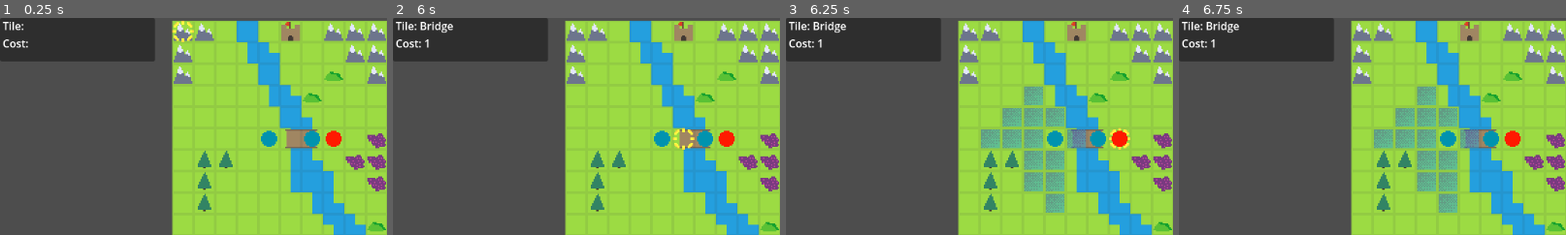
Above: before the commit, frames 1-4 (left to right).
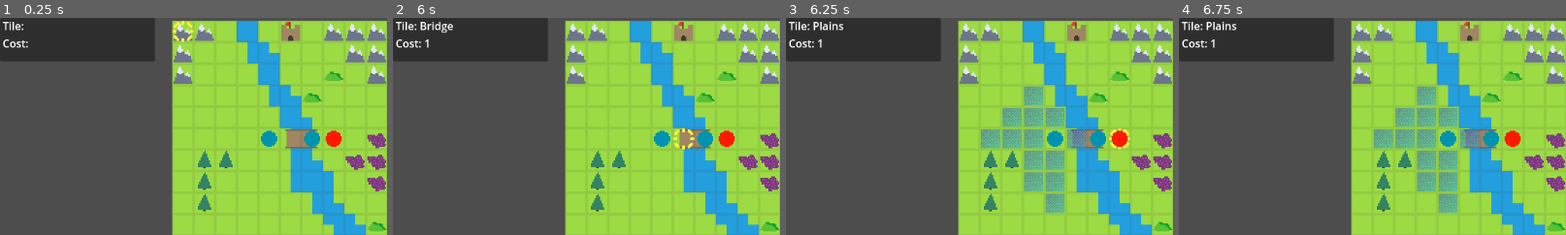
Above: after the commit, the same moments.

Repository: Kibibibit/chickenwarrior
Game: Godot game, scene res://src/scenes/main/main.tscn
Two runs of this game, one before a commit and one after it. Both use one fixed random seed, a clock stepped at 60 frames per second and the inputs below.
Inputs (mouse positions are % of the whole screen's width and height, from its top left):
- Up to frame 1 (0.25 s): no input
- Up to frame 2 (6 s): tap Enter (ui_accept) at 0.5, 0.77, 1.25, 1.52, 2, 2.75, 3.02, 3.5, 3.77, 4.25, 4.52 s; move the mouse to (72, 45) at 0.52 s; hold Right (ui_right) 0.53-1.28 s; click (72, 45) at 0.67 s; move the mouse to (30, 55) at 1.27 s; hold Down (ui_down) 1.28-2.03 s; move the mouse to (60, 28) at 2.02 s; hold Right (ui_right) 2.03-2.78 s; move the mouse to (45, 70) at 2.77 s; hold Up (ui_up) 2.78-3.53 s; click (45, 70) at 2.92 s; move the mouse to (80, 65) at 3.52 s; hold Left (ui_left) 3.53-5.03 s; move the mouse to (20, 35) at 4.27 s; move the mouse to (55, 50) at 5.02 s; hold Down (ui_down) 5.03-5.78 s; click (55, 50) at 5.17 s; move the mouse to (35, 25) at 5.77 s; hold Right (ui_right) from 5.78 s (still down)
- Up to frame 3 (6.25 s): keep holding Right (ui_right); tap Enter (ui_accept) at 6.02 s
- Up to frame 4 (6.75 s): move the mouse to (72, 45) at 6.52 s; release Right (ui_right) at 6.53 s; hold Up (ui_up) from 6.53 s (still down)
The pictures show only the part of the screen within x 0-50%, y 0-50%; the shares and areas given below are measured in that part.

Frames 1-2 are identical in both runs. In frame 3, 0.2% of the frame differs, in the area x 7-16%, y 1-8%; in frame 4, 0.2%.

Commit message:
Set up unit pathing and made some helper functions in battle scene

Diff:
--- a/src/prefabs/battle_prefabs/unit/unit.gd
+++ b/src/prefabs/battle_prefabs/unit/unit.gd
@@ -7,11 +7,15 @@
 const TEAM_ENEMY: int = 1
 const TEAM_ALLY: int = 2
 
+const UNIT_MOVE_SPEED: int = 500
+
 @export var character: Character: set = _set_character
 @export_enum("Player", "Enemy", "Ally") var team: int: set = _set_team
 @export var tile: Vector2i: set = _set_tile
 @export var inventory: Array[Item]
 @export var hp: int = 0
+
+var _path: Array[Vector2i] = []
 
 func _set_character(p_character: Character) -> void:
 	character = p_character
@@ -36,3 +40,15 @@
 
 func can_use(_item: Item) -> bool:
 	return true
+
+func path_to(path: Array[Vector2i]) -> void:
+	_path = path
+
+func _process(delta) -> void:
+	if (not _path.is_empty()):
+		if position == Vector2(_path[0]*Map.TILE_SIZE):
+			_path.remove_at(0)
+		if (not _path.is_empty()):
+			var next_pos = _path[0]*Map.TILE_SIZE
+			position.x = move_toward(position.x, next_pos.x, delta*UNIT_MOVE_SPEED)
+			position.y = move_toward(position.y, next_pos.y, delta*UNIT_MOVE_SPEED)
--- a/src/scenes/battle_scene/battle_scene.gd
+++ b/src/scenes/battle_scene/battle_scene.gd
@@ -18,6 +18,7 @@
 var unit_start_pos: Vector2i
 
 var move_tiles: Array[Vector2i]
+var attack_tiles: Array[Vector2i]
 
 @onready
 var camera: Camera2D = $Camera2D
@@ -70,6 +71,7 @@
 			return
 
 func _cursor_moved(tile: Vector2i) -> void:
+	ui.set_tile_type(map.get_tile_type(tile))
 	match battle_state:
 		STATE_PLAYER_TURN:
 			_cursor_moved_player_turn_state(tile)
@@ -78,14 +80,25 @@
 		_:
 			return
 
+func _select_unit(unit: Unit) -> void:
+	tile_highlight.clear_highlight()
+	move_tiles = tile_highlight.get_move_tiles(unit, unit_positions)
+	attack_tiles = tile_highlight.get_attack_tiles(unit, move_tiles)
+	tile_highlight.highlight_tiles(move_tiles, attack_tiles)
+	selected_unit_id = unit.get_instance_id()
+
+func _deselect_unit() -> void:
+	selected_unit_id = Constants.NULL_ID
+	tile_highlight.clear_highlight()
+	battle_state = STATE_PLAYER_TURN
+	arrows.clear_arrows()
+	move_tiles = []
+	attack_tiles = []
+
 func _cursor_action_player_turn_state(action: int) -> void:
 	var unit: Unit = _unit_at(cursor.tile)
 	if unit != null and action == Cursor.SELECT:
-		tile_highlight.clear_highlight()
-		move_tiles = tile_highlight.get_move_tiles(unit, unit_positions)
-		var attack_tiles = tile_highlight.get_attack_tiles(unit, move_tiles)
-		tile_highlight.highlight_tiles(move_tiles, attack_tiles)
-		selected_unit_id = unit.get_instance_id()
+		_select_unit(unit)
 		if (unit.team == Teams.PLAYER):
 			unit_start_pos = unit.tile
 			battle_state = STATE_PLAYER_UNIT_SELECTED
@@ -97,24 +110,27 @@
 func _cursor_action_player_unit_selected_state(action: int) -> void:
 	var unit: Unit = instance_from_id(selected_unit_id)
 	if action == Cursor.DESELECT:
-		unit.tile = unit_start_pos
-		selected_unit_id = Constants.NULL_ID
-		tile_highlight.clear_highlight()
-		battle_state = STATE_PLAYER_TURN
-		arrows.clear_arrows()
-		move_tiles = []
+		unit.position = unit_start_pos*Map.TILE_SIZE
+		_deselect_unit()
 		return
+	elif action == Cursor.SELECT:
+		unit.position = unit_start_pos*Map.TILE_SIZE
+		unit.path_to(arrows.path)
 
 func _cursor_action_enemy_unit_selected_state(action: int) -> void:
 	if (action == Cursor.DESELECT):
-		selected_unit_id = Constants.NULL_ID
-		tile_highlight.clear_highlight()
-		battle_state = STATE_PLAYER_TURN
-		move_tiles = []
-		return
+		_deselect_unit()
+	elif (action == Cursor.SELECT):
+		var new_unit: Unit = _unit_at(cursor.tile)
+		if (new_unit != null):
+			_select_unit(new_unit)
+			if (new_unit.team == Teams.PLAYER):
+				battle_state = STATE_PLAYER_UNIT_SELECTED
+		else:
+			_deselect_unit()
+
 
 func _cursor_moved_player_turn_state(tile: Vector2i) -> void:
-	ui.set_tile_type(map.get_tile_type(tile))
 	ui.set_unit(_unit_at(tile))
 
 func _cursor_moved_player_unit_selected_state(tile: Vector2i) -> void:
--- a/src/scripts/objects/arrows.gd
+++ b/src/scripts/objects/arrows.gd
@@ -52,11 +52,12 @@
 var _arrow_texture: CompressedTexture2D = preload("res://assets/arrows.png")
 var _start_point: Vector2i
 var map: Map
+var path: Array[Vector2i]
 
 
 func draw_path(from: Vector2i, to: Vector2i, unit_type: StringName, passable_tiles: Array[Vector2i]) -> void:
-	var path: Array[Vector2i] = _a_star(from, to, unit_type, passable_tiles)
 	_remove_sprites()
+	path = _a_star(from, to, unit_type, passable_tiles)
 	if (path.size() > 1):
 		for i in path.size():
 			var start_tile: bool = i == 0
@@ -94,6 +95,7 @@
 	_remove_sprites()
 
 func _remove_sprites() -> void:
+	path = []
 	for child in get_children():
 		child.queue_free()
 		remove_child(child)
@@ -129,11 +131,11 @@
 	return []
 
 func _get_path(path_map: Dictionary, current: Vector2i) -> Array[Vector2i]:
-	var path: Array[Vector2i] = [current]
+	var out: Array[Vector2i] = [current]
 	while current in path_map.keys():
 		current = path_map[current]
-		path.push_front(current)
-	return path
+		out.push_front(current)
+	return out
 
 func _add_sprite(vector: Vector2i, region: Vector2i) -> void:
 	var sprite: Sprite2D = Sprite2D.new()
Empty file added: assets/unit_shader.gdshader
Not shown: 4 places in src/prefabs/maps/test_map/test_map.tscn that only renumber resources
